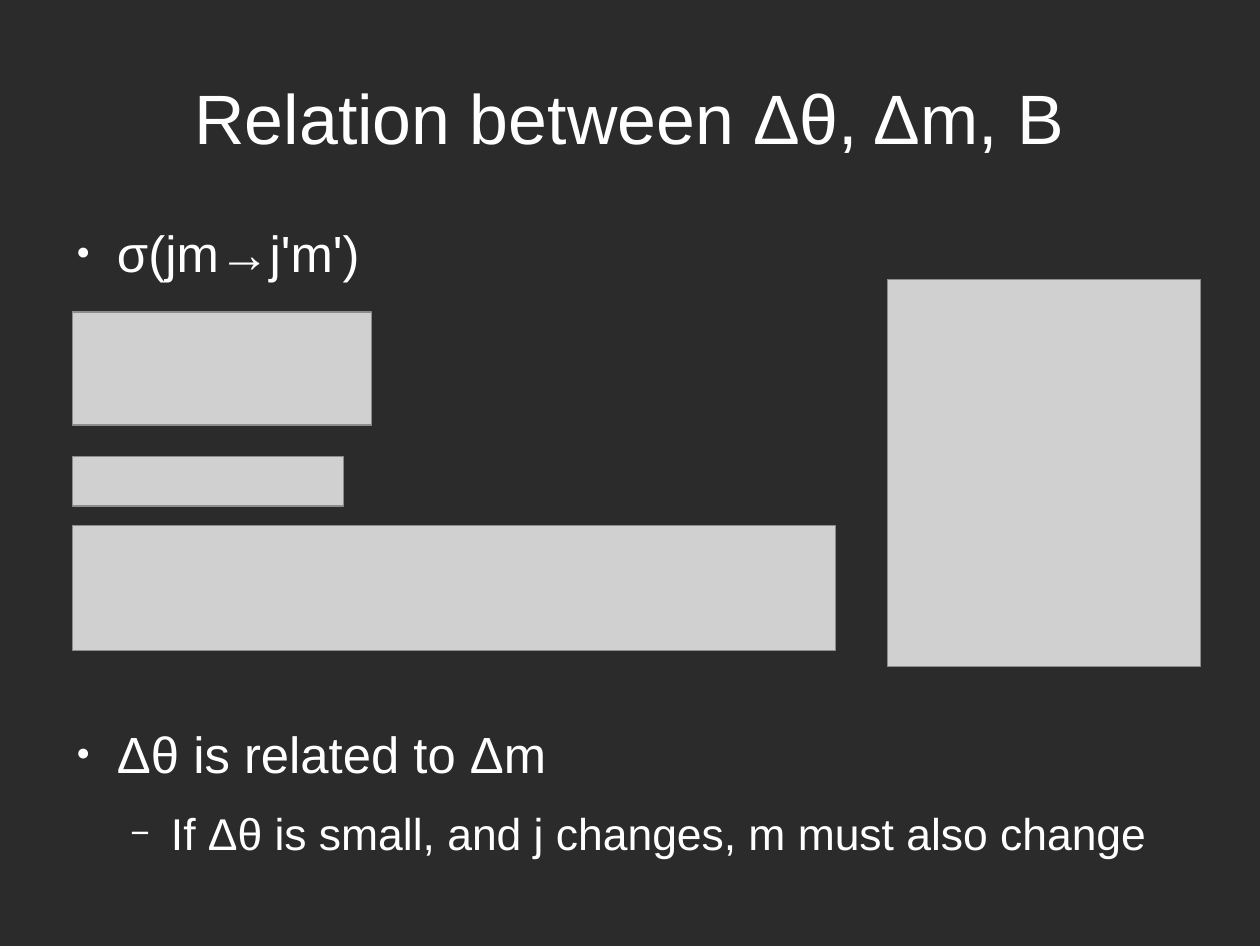
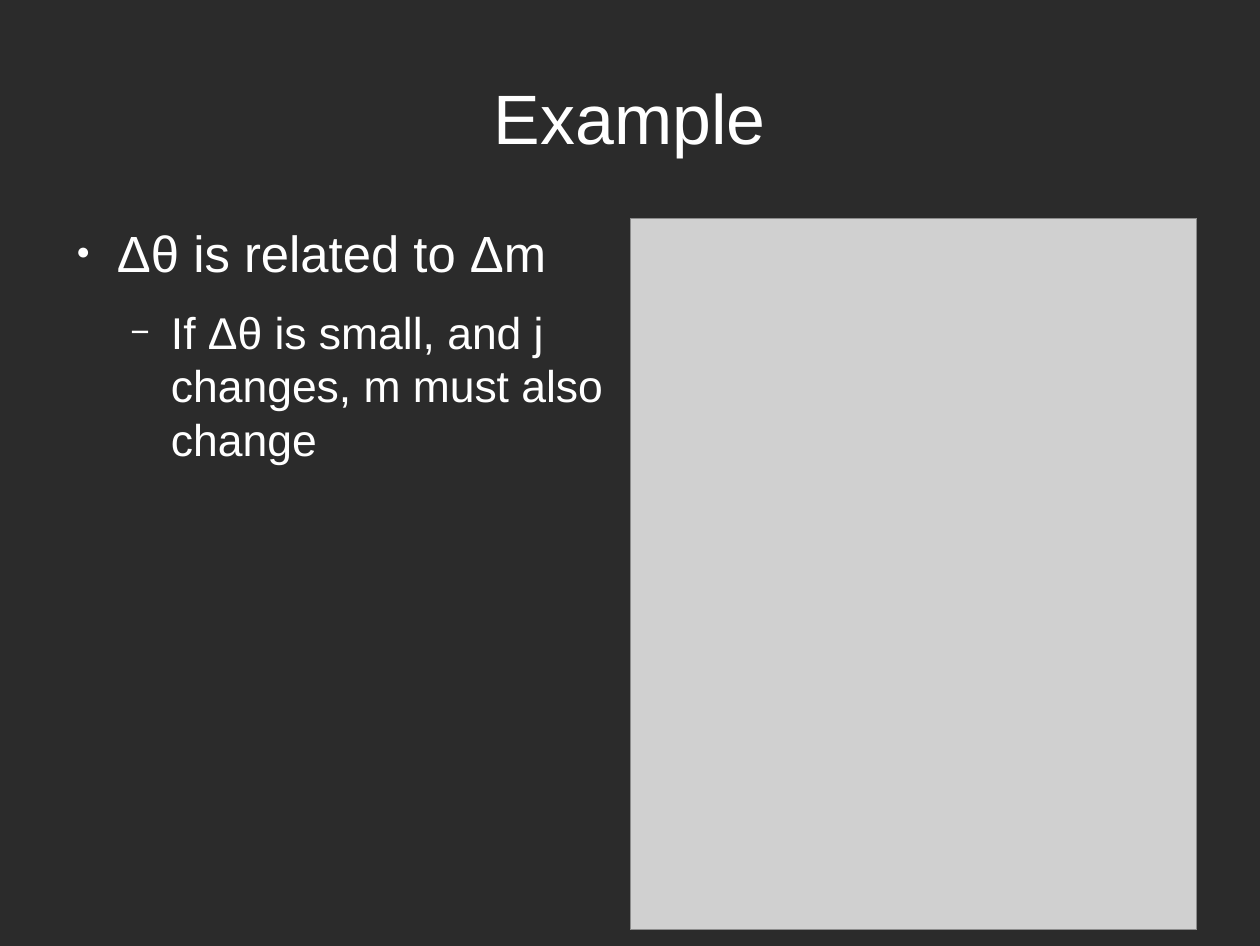
Before and after one commit to atowneND/HeNaK_Collisions, a slide deck: slide 16 of Presentation.odp (slide 15 before the commit). Drawn at 1260x946 pixels with LibreOffice and Linux fonts; fonts in the diff are those of the drawing; grey boxes stand for pictures; background and template pictures are left out; a plain dark background stands for a picture behind light text. Boxes give left, top, right and bottom in pixels: in the first picture for what was removed or moved away, otherwise in the second. Text is boxed around its words. In the diff, an @@ line names an element or a change of style, - is before the commit and + after.

```diff
--- a/Presentation.odp
+++ b/Presentation.odp
@@ title at [494,93,766,157]: text changed @@
-Relation between Δθ, Δm, B
+Example
@@ text at [117,235,360,282]: paragraph removed @@
-● σ(jm→j'm')
@@ picture: place and size @@
-picture at [887,279,1201,665]
+picture at [630,218,1197,930]
@@ picture removed at [72,312,372,425] @@
@@ picture removed at [72,456,343,505] @@
@@ picture removed at [72,526,836,651] @@
```
Also in this commit, not shown: 4 other slides changed, 1 slide added, 5 other files.
